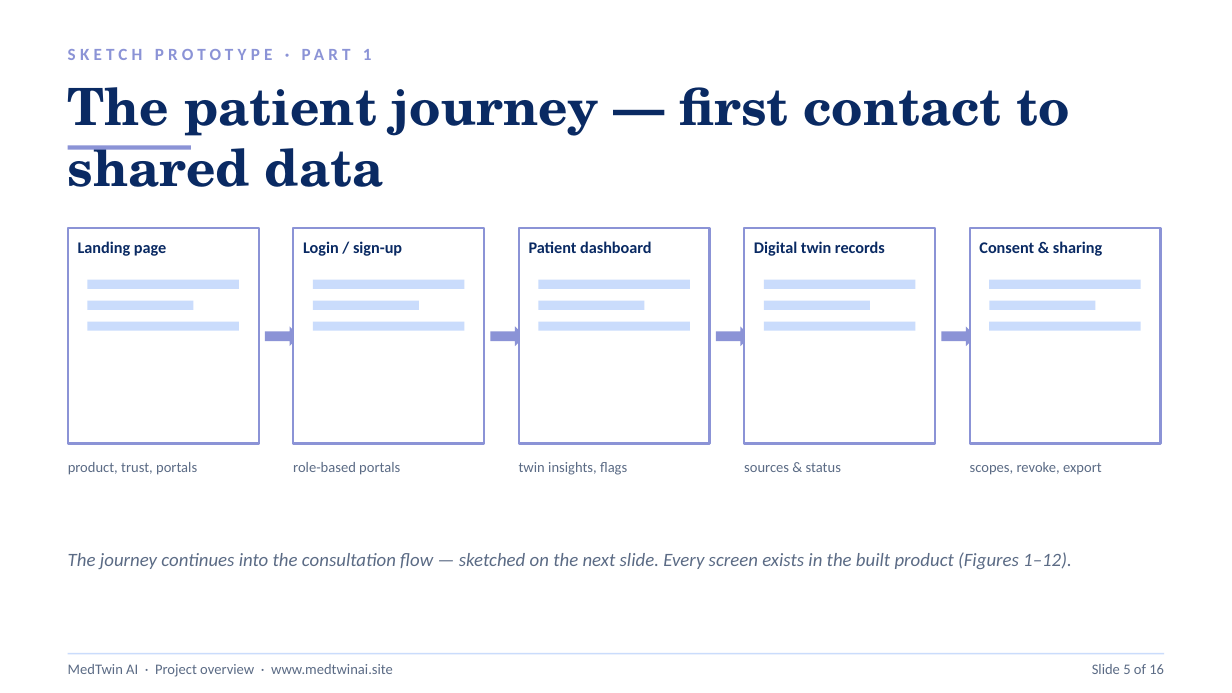
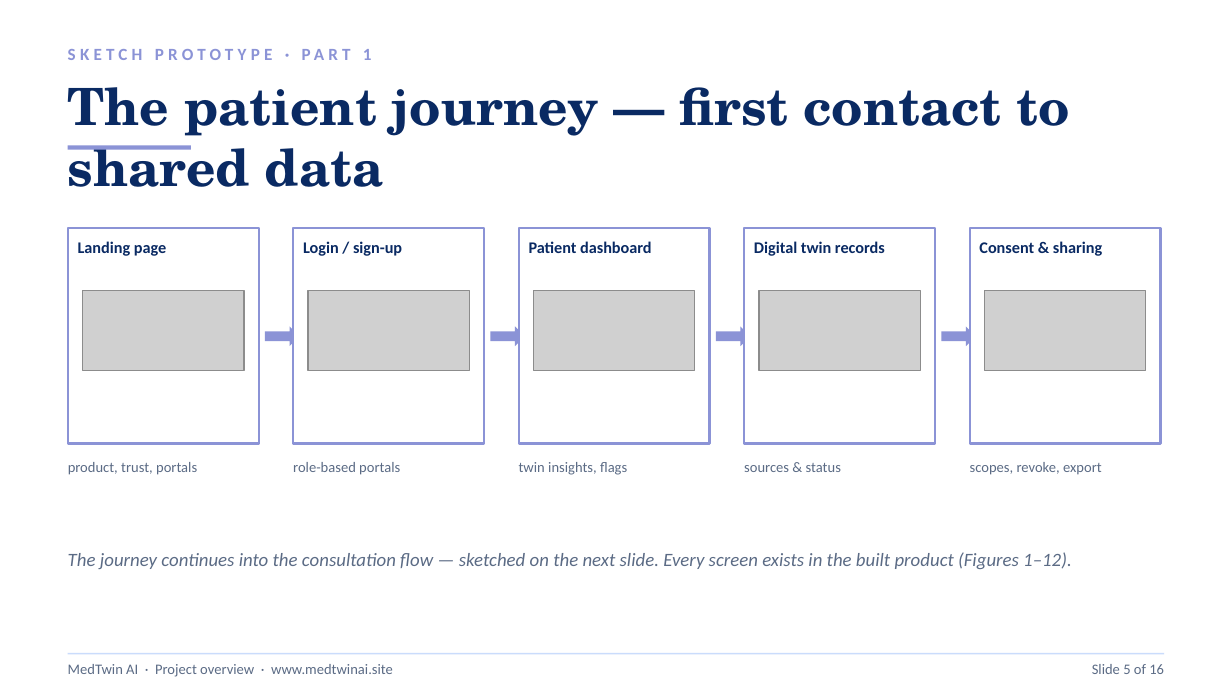
Before and after one commit to simul49/MedTwin-AI, a slide deck: slide 5 of MedTwin-AI-Project-Overview.pptx. Drawn at 1232x693 pixels with LibreOffice and Linux fonts; fonts in the diff are those of the drawing; grey boxes stand for pictures. Boxes give left, top, right and bottom in pixels: in the first picture for what was removed or moved away, otherwise in the second. Text is boxed around its words. In the diff, an @@ line names an element or a change of style, - is before the commit and + after.

```diff
--- a/MedTwin-AI-Project-Overview.pptx
+++ b/MedTwin-AI-Project-Overview.pptx
@@ picture added at box(83, 291, 244, 371) @@
@@ rectangle removed at box(87, 280, 239, 288) @@
@@ picture added at box(308, 291, 469, 371) @@
@@ rectangle removed at box(313, 280, 464, 288) @@
@@ picture added at box(533, 291, 695, 371) @@
@@ rectangle removed at box(538, 280, 690, 288) @@
@@ picture added at box(759, 291, 920, 371) @@
@@ rectangle removed at box(764, 280, 915, 288) @@
@@ picture added at box(984, 291, 1146, 371) @@
@@ rectangle removed at box(989, 280, 1141, 288) @@
@@ rectangle removed at box(87, 301, 193, 309) @@
@@ rectangle removed at box(87, 322, 239, 330) @@
@@ rectangle removed at box(313, 301, 419, 309) @@
@@ rectangle removed at box(313, 322, 464, 330) @@
@@ rectangle removed at box(538, 301, 644, 309) @@
@@ rectangle removed at box(538, 322, 690, 330) @@
@@ rectangle removed at box(764, 301, 870, 309) @@
@@ rectangle removed at box(764, 322, 915, 330) @@
@@ rectangle removed at box(989, 301, 1095, 309) @@
@@ rectangle removed at box(989, 322, 1141, 330) @@
```
Also in this commit, not shown: 3 other slides changed.
